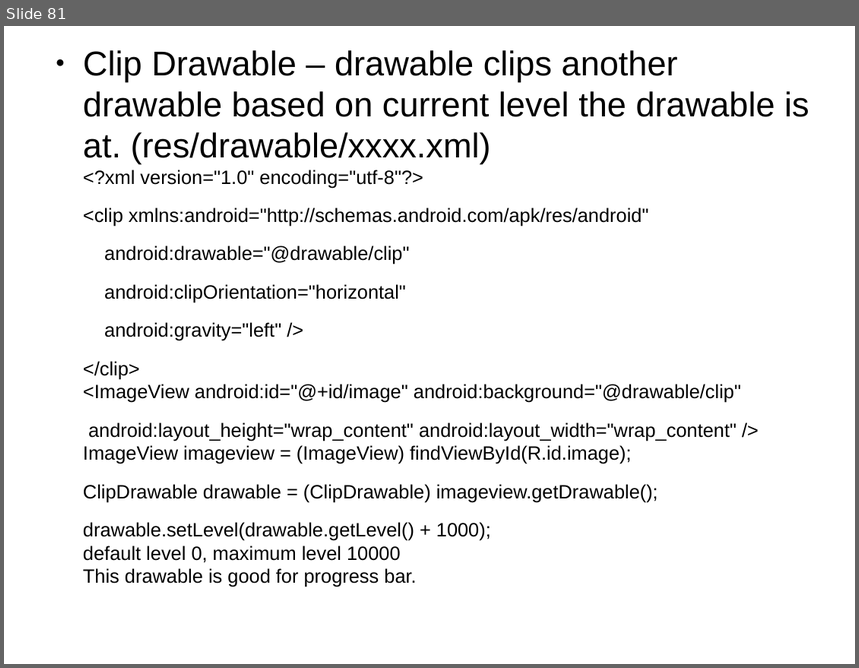
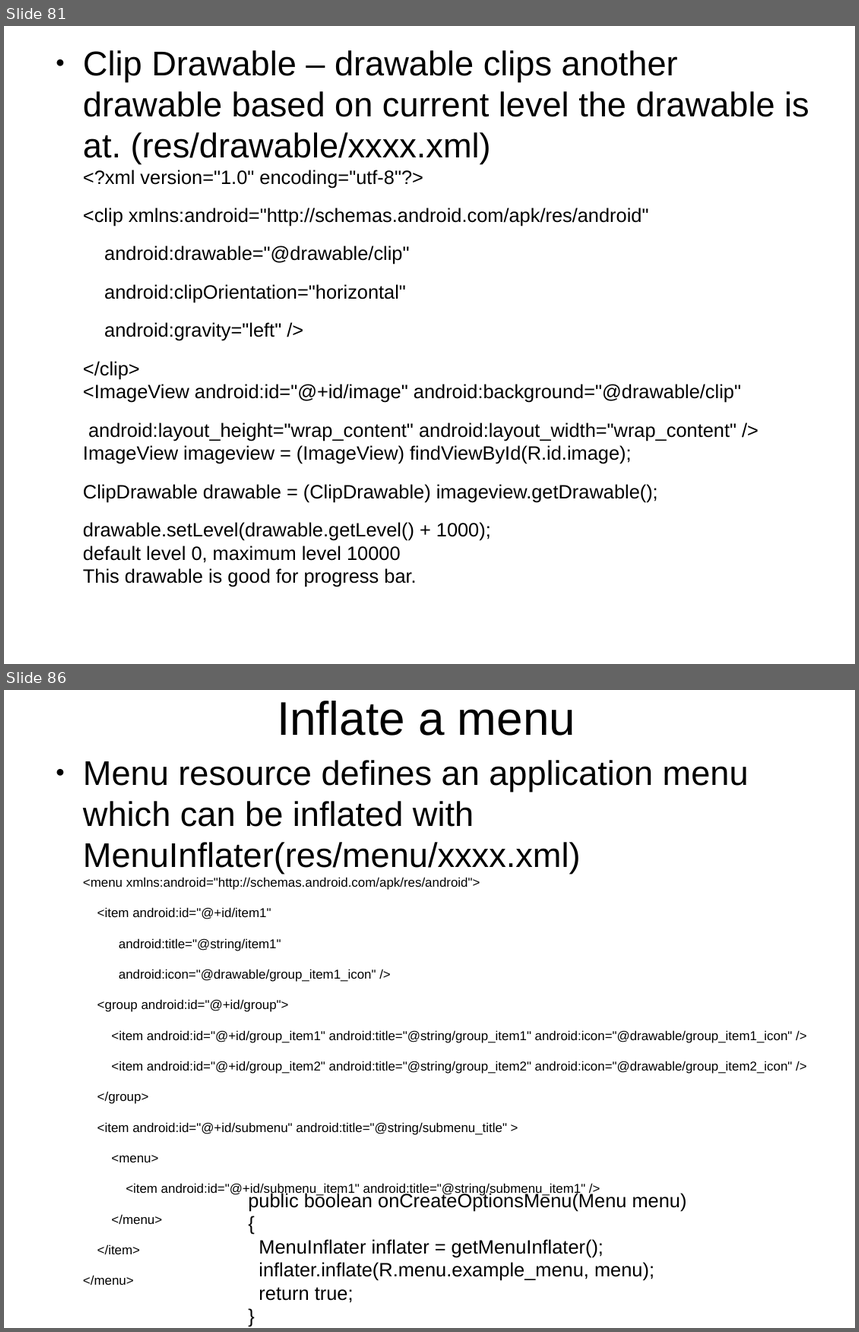
Before and after one commit to thegreatdao/testa, a slide deck: assets/android.odp. Shown one above the other, each under a label of ours: slide 81 before the commit, slides 81 and 86 after it; the slides between them are not shown. The pictures are 859x668 and 859x1332 pixels, drawn with LibreOffice and Linux fonts; fonts in the diff are those of the drawing. Boxes give left, top, right and bottom in pixels: in the first picture for what was removed or moved away, otherwise in the second. Text is boxed around its words. In the diff, an @@ line names an element or a change of style, - is before the commit and + after.

```diff
--- a/assets/android.odp
+++ b/assets/android.odp
@@ slide 86 added at (4,690,855,1328), background #FFFFFF @@
@@ title added at (277,701,576,736), 44 pt, text #000000 @@
+Inflate a menu
@@ text added at (83,760,793,1255), 12 pt, text #000000 @@
+● Menu resource defines an application menu which can be inflated with MenuInflater(res/menu/xxxx.xml)
+  <menu xmlns:android="http://schemas.android.com/apk/res/android">
+<item android:id="@+id/item1"
+android:title="@string/item1"
+android:icon="@drawable/group_item1_icon" />
+<group android:id="@+id/group">
+<item android:id="@+id/group_item1" android:title="@string/group_item1" android:icon="@drawable/group_item1_icon" />
+<item android:id="@+id/group_item2" android:title="@string/group_item2" android:icon="@drawable/group_item2_icon" />
+</group>
+<item android:id="@+id/submenu" android:title="@string/submenu_title" >
+<menu>
+<item android:id="@+id/submenu_item1" android:title="@string/submenu_item1" />
+</menu>
+</item>
+</menu>
@@ text added at (248,1192,687,1303), 18 pt, text #000000 @@
+public boolean onCreateOptionsMenu(Menu menu)
+{
+MenuInflater inflater = getMenuInflater();
+inflater.inflate(R.menu.example_menu, menu);
+return true;
+}
```
Also in this commit, not shown: 13 other slides added, 1 slide removed.
